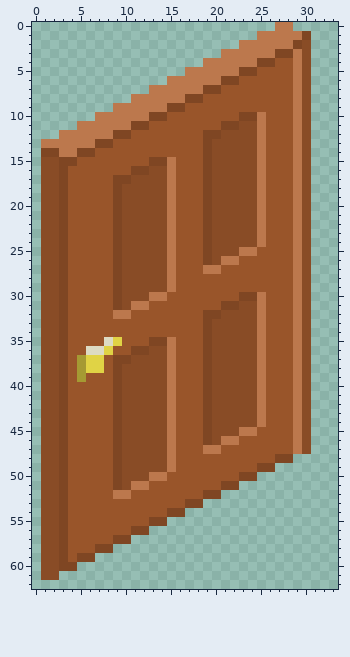
Two states of a sprite sheet, Ares/Content/wall/door/door2.png. The first picture shows the starting point.
The file is 64x79 pixels. Shown: x 0..33, y 0..62.
The result:
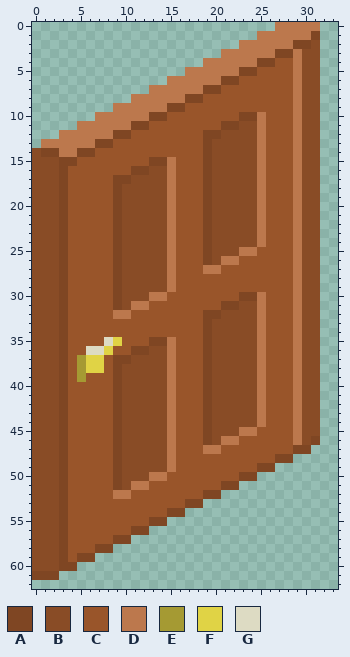
Palette (. is transparent): A #7f4623  B #894c26  C #99552a  D #bc784d  E #a59a33  F #e0d345  G #dddbc3
Commit message: Working on Doors Press B to add a door
The exact change:
{"y":0,"x":29,"old":"...","new":"DDD"}
{"y":1,"x":30,"old":"A.","new":"DA"}
{"y":2,"x":30,"old":"B.","new":"AB"}
{"y":3,"x":31,"old":".","new":"B"}
{"y":4,"x":31,"old":".","new":"B"}
{"y":5,"x":31,"old":".","new":"B"}
{"y":6,"x":31,"old":".","new":"B"}
{"y":7,"x":31,"old":".","new":"B"}
{"y":8,"x":31,"old":".","new":"B"}
{"y":9,"x":31,"old":".","new":"B"}
{"y":10,"x":31,"old":".","new":"B"}
{"y":11,"x":31,"old":".","new":"B"}
{"y":12,"x":31,"old":".","new":"B"}
{"y":13,"x":31,"old":".","new":"B"}
{"y":14,"x":0,"old":".","new":"B"}
{"y":14,"x":31,"old":".","new":"B"}
{"y":15,"x":0,"old":".","new":"B"}
{"y":15,"x":31,"old":".","new":"B"}
{"y":16,"x":0,"old":".","new":"B"}
{"y":16,"x":31,"old":".","new":"B"}
{"y":17,"x":0,"old":".","new":"B"}
{"y":17,"x":31,"old":".","new":"B"}
{"y":18,"x":0,"old":".","new":"B"}
{"y":18,"x":31,"old":".","new":"B"}
{"y":19,"x":0,"old":".","new":"B"}
{"y":19,"x":31,"old":".","new":"B"}
{"y":20,"x":0,"old":".","new":"B"}
{"y":20,"x":31,"old":".","new":"B"}
{"y":21,"x":0,"old":".","new":"B"}
{"y":21,"x":31,"old":".","new":"B"}
{"y":22,"x":0,"old":".","new":"B"}
{"y":22,"x":31,"old":".","new":"B"}
{"y":23,"x":0,"old":".","new":"B"}
{"y":23,"x":31,"old":".","new":"B"}
{"y":24,"x":0,"old":".","new":"B"}
{"y":24,"x":31,"old":".","new":"B"}
{"y":25,"x":0,"old":".","new":"B"}
{"y":25,"x":31,"old":".","new":"B"}
{"y":26,"x":0,"old":".","new":"B"}
{"y":26,"x":31,"old":".","new":"B"}
{"y":27,"x":0,"old":".","new":"B"}
{"y":27,"x":31,"old":".","new":"B"}
{"y":28,"x":0,"old":".","new":"B"}
{"y":28,"x":31,"old":".","new":"B"}
{"y":29,"x":0,"old":".","new":"B"}
{"y":29,"x":31,"old":".","new":"B"}
{"y":30,"x":0,"old":".","new":"B"}
{"y":30,"x":31,"old":".","new":"B"}
{"y":31,"x":0,"old":".","new":"B"}
{"y":31,"x":31,"old":".","new":"B"}
{"y":32,"x":0,"old":".","new":"B"}
{"y":32,"x":31,"old":".","new":"B"}
{"y":33,"x":0,"old":".","new":"B"}
{"y":33,"x":31,"old":".","new":"B"}
{"y":34,"x":0,"old":".","new":"B"}
{"y":34,"x":31,"old":".","new":"B"}
{"y":35,"x":0,"old":".","new":"B"}
{"y":35,"x":31,"old":".","new":"B"}
{"y":36,"x":0,"old":".","new":"B"}
{"y":36,"x":31,"old":".","new":"B"}
{"y":37,"x":0,"old":".","new":"B"}
{"y":37,"x":31,"old":".","new":"B"}
{"y":38,"x":0,"old":".","new":"B"}
{"y":38,"x":31,"old":".","new":"B"}
{"y":39,"x":0,"old":".","new":"B"}
{"y":39,"x":31,"old":".","new":"B"}
{"y":40,"x":0,"old":".","new":"B"}
{"y":40,"x":31,"old":".","new":"B"}
{"y":41,"x":0,"old":".","new":"B"}
{"y":41,"x":31,"old":".","new":"B"}
{"y":42,"x":0,"old":".","new":"B"}
{"y":42,"x":31,"old":".","new":"B"}
{"y":43,"x":0,"old":".","new":"B"}
{"y":43,"x":31,"old":".","new":"B"}
{"y":44,"x":0,"old":".","new":"B"}
{"y":44,"x":31,"old":".","new":"B"}
{"y":45,"x":0,"old":".","new":"B"}
{"y":45,"x":31,"old":".","new":"B"}
{"y":46,"x":0,"old":".","new":"B"}
{"y":46,"x":31,"old":".","new":"A"}
{"y":47,"x":0,"old":".","new":"B"}
{"y":47,"x":29,"old":"DB","new":"AA"}
{"y":48,"x":0,"old":".","new":"B"}
{"y":49,"x":0,"old":".","new":"B"}
{"y":50,"x":0,"old":".","new":"B"}
{"y":51,"x":0,"old":".","new":"B"}
{"y":52,"x":0,"old":".","new":"B"}
{"y":53,"x":0,"old":".","new":"B"}
{"y":54,"x":0,"old":".","new":"B"}
{"y":55,"x":0,"old":".","new":"B"}
{"y":56,"x":0,"old":".","new":"B"}
{"y":57,"x":0,"old":".","new":"B"}
{"y":58,"x":0,"old":".","new":"B"}
{"y":59,"x":0,"old":".","new":"B"}
{"y":60,"x":0,"old":".","new":"B"}
{"y":61,"x":0,"old":".BB","new":"AAA"}
{"label":"changed","picture_box":[293,22,320,454]}
{"label":"changed","picture_box":[32,148,59,580]}
